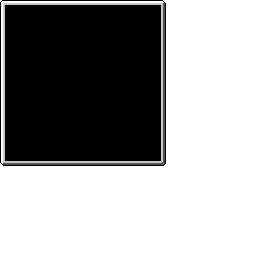
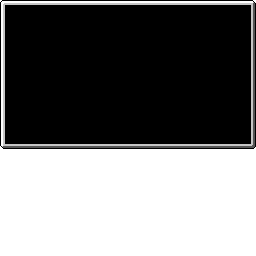
Two versions of the same layered image (256×256). Layer-by-layer changes:
painted on "Pasted Layer" over [0, 0, 256, 166]